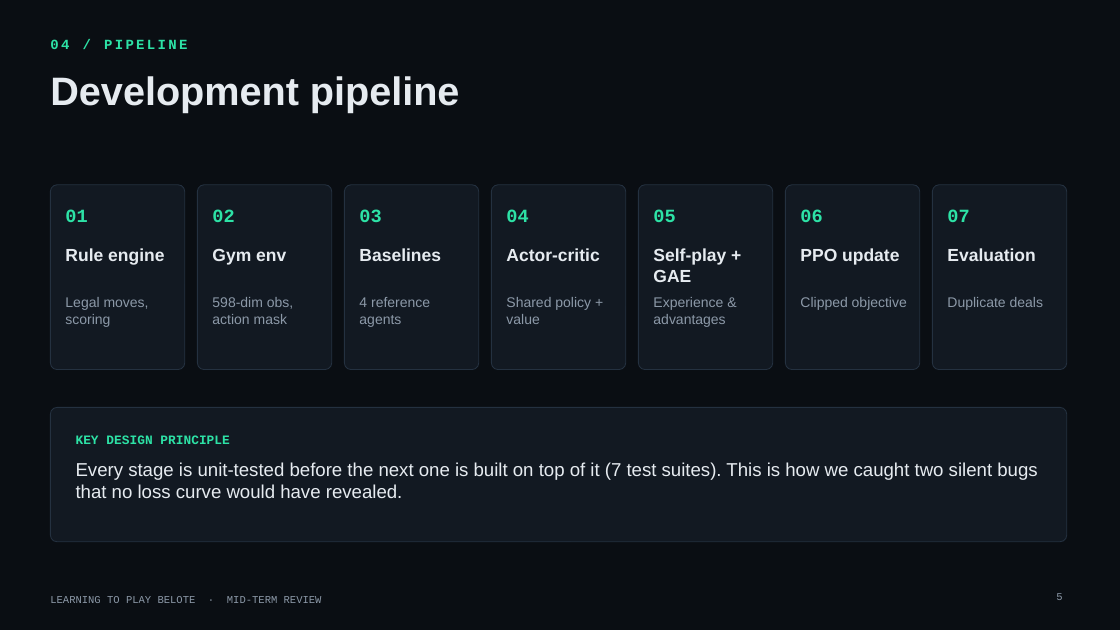
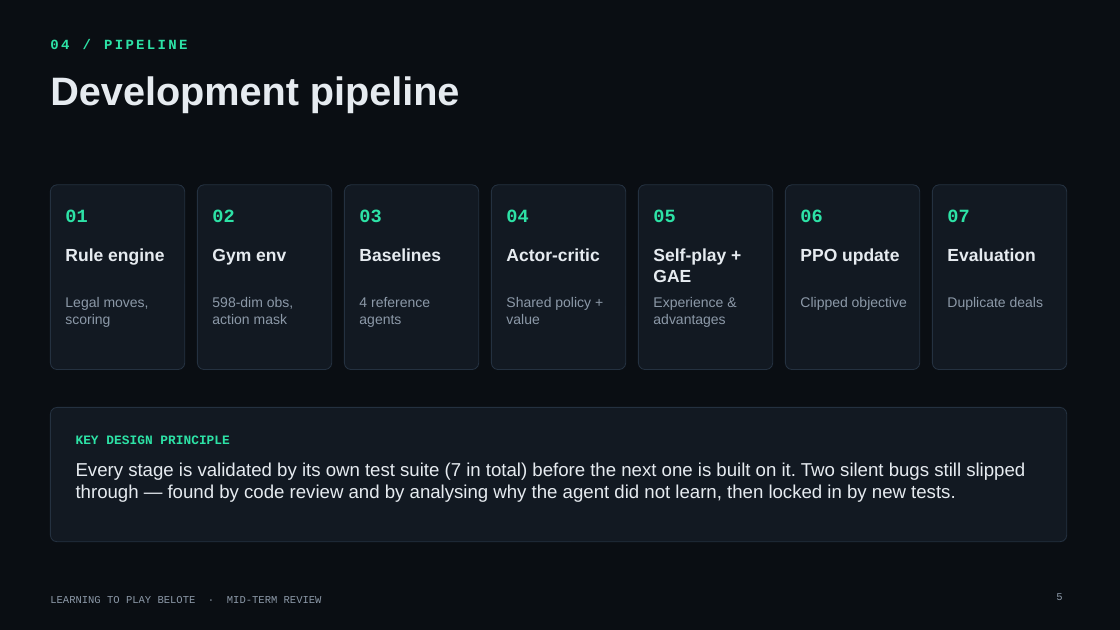
Before and after one commit to yoniBenabou/TwoPlayersBelote, a slide deck: slide 5 of presentation/belote_midterm_v3.pptx. Drawn at 1120x630 pixels with LibreOffice and Linux fonts; fonts in the diff are those of the drawing; background and template pictures are left out. Boxes give left, top, right and bottom in pixels: in the first picture for what was removed or moved away, otherwise in the second. Text is boxed around its words. In the diff, an @@ line names an element or a change of style, - is before the commit and + after.

```diff
--- a/presentation/belote_midterm_v3.pptx
+++ b/presentation/belote_midterm_v3.pptx
@@ text at bbox=[76, 462, 1025, 502]: text changed @@
-Every stage is unit-tested before the next one is built on top of it (7 test suites). This is how we caught two silent bugs that no loss curve would have revealed.
+Every stage is validated by its own test suite (7 in total) before the next one is built on it. Two silent bugs still slipped through — found by code review and by analysing why the agent did not learn, then locked in by new tests.
```
Also in this commit, not shown: 3 other slides changed, 1 slide added, 1 other file.
